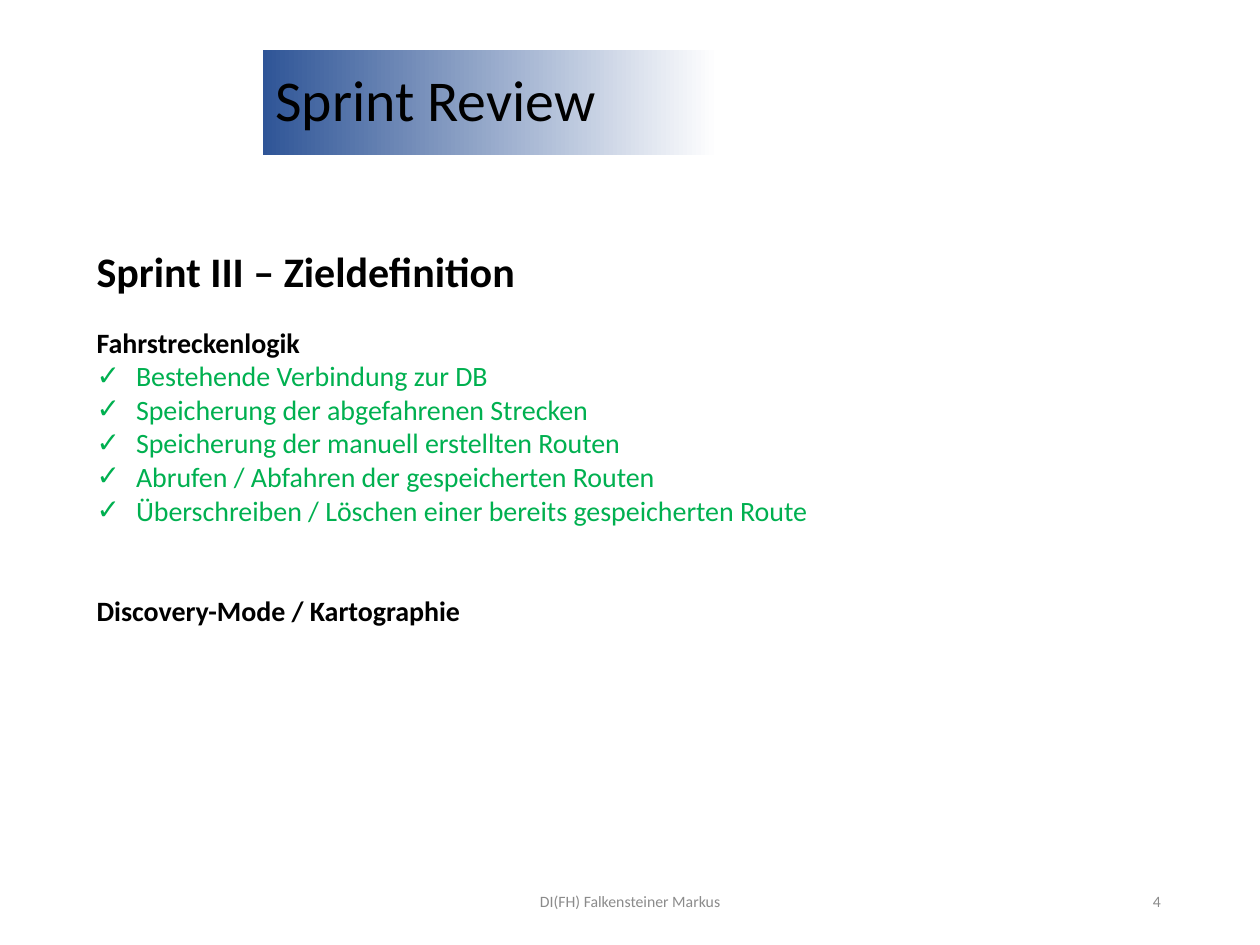
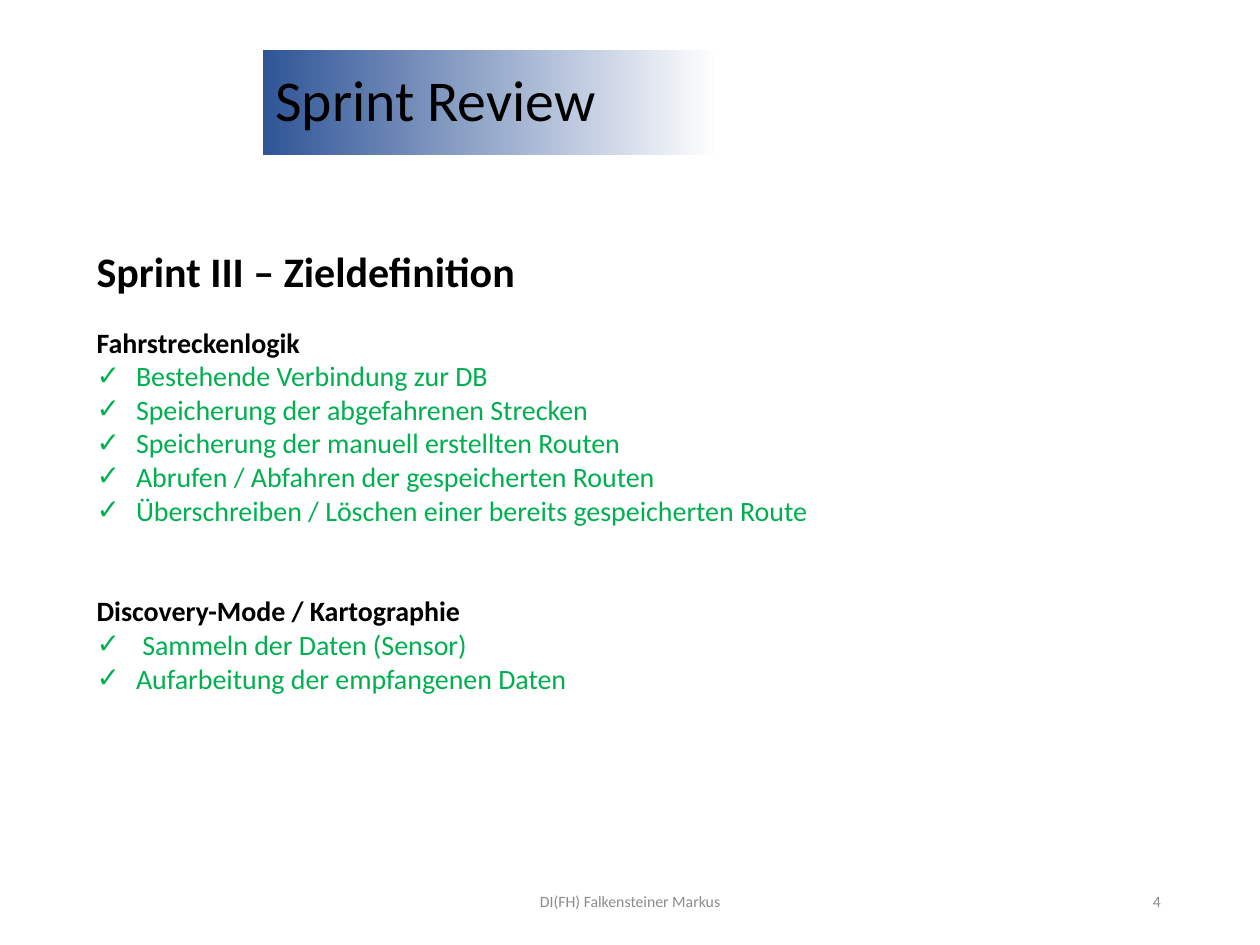
Before and after one commit to jonasaberger/SYP4_MBOT_G1, a slide deck: slide 4 of 02_Backend/!_Docs/INF4_SYP_Gruppe1_Sprint3_Review.pptx. Drawn at 1260x945 pixels with LibreOffice and Linux fonts; fonts in the diff are those of the drawing; background and template pictures are left out. Boxes give left, top, right and bottom in pixels: in the first picture for what was removed or moved away, otherwise in the second. Text is boxed around its words. In the diff, an @@ line names an element or a change of style, - is before the commit and + after.

Commit message:
Update Sprint 3 review presentation

```diff
--- a/02_Backend/!_Docs/INF4_SYP_Gruppe1_Sprint3_Review.pptx
+++ b/02_Backend/!_Docs/INF4_SYP_Gruppe1_Sprint3_Review.pptx
@@ text at bbox=[136, 634, 566, 694]: paragraphs added @@
+✓ Sammeln der Daten (Sensor)
+✓ Aufarbeitung der empfangenen Daten
```
Also in this commit, not shown: 1 other slide changed.
